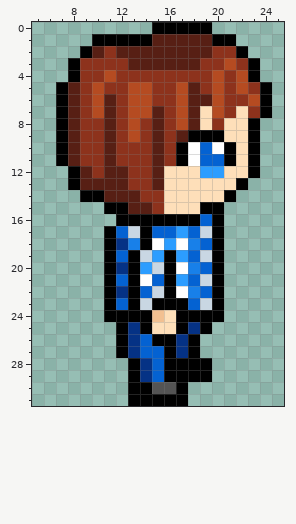
Two states of a pixel-art sprite, src/Images/Sprites/Dude1/right0.png. Above is the file before it was changed.
The file is 32x32 pixels. Shown: x 5..25, y 0..31.
Now the later version:
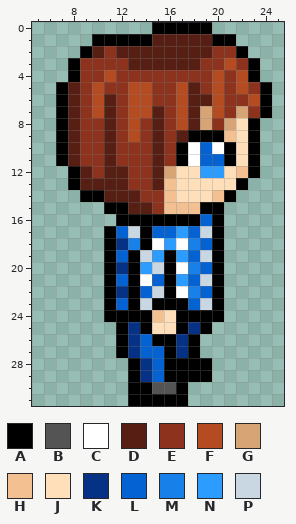
Palette (. is transparent): A #000000  B #545454  C #ffffff  D #571f14  E #8d321c  F #b54b21  G #d7a475  H #f2c091  J #fedfb9  K #053285  L #0462d2  M #1880e9  N #2c9dff  P #c9d7e3
The exact change:
@@ x 14..24 @@
  6 FEEFDDFEEFA
- 7 FDEFDJFEJEA
- 8 EDEFDJEJJA.
- 9 EDEDAAAJJA.
+ 7 FDEFDGFEGEA
+ 8 EDEFDGEGJA.
+ 9 EDEDAAAHJA.
 10 EDEACLCAJA.
 11 EDEACLLAJA.
-12 EDJJJNNJJA.
-13 EDJJJJJJA..
-14 EEJJJJJA...
-15 DEJJJAA....
+12 EDGJJNNJHA.
+13 EDHJJJJJA..
+14 EEHJJJHA...
+15 DEHHHAA....
 16 AAAAALA....
Boxes around the changes in both pictures, in picture pixels (x1, y1, x2, y2):
changed: (164, 106, 248, 214)
